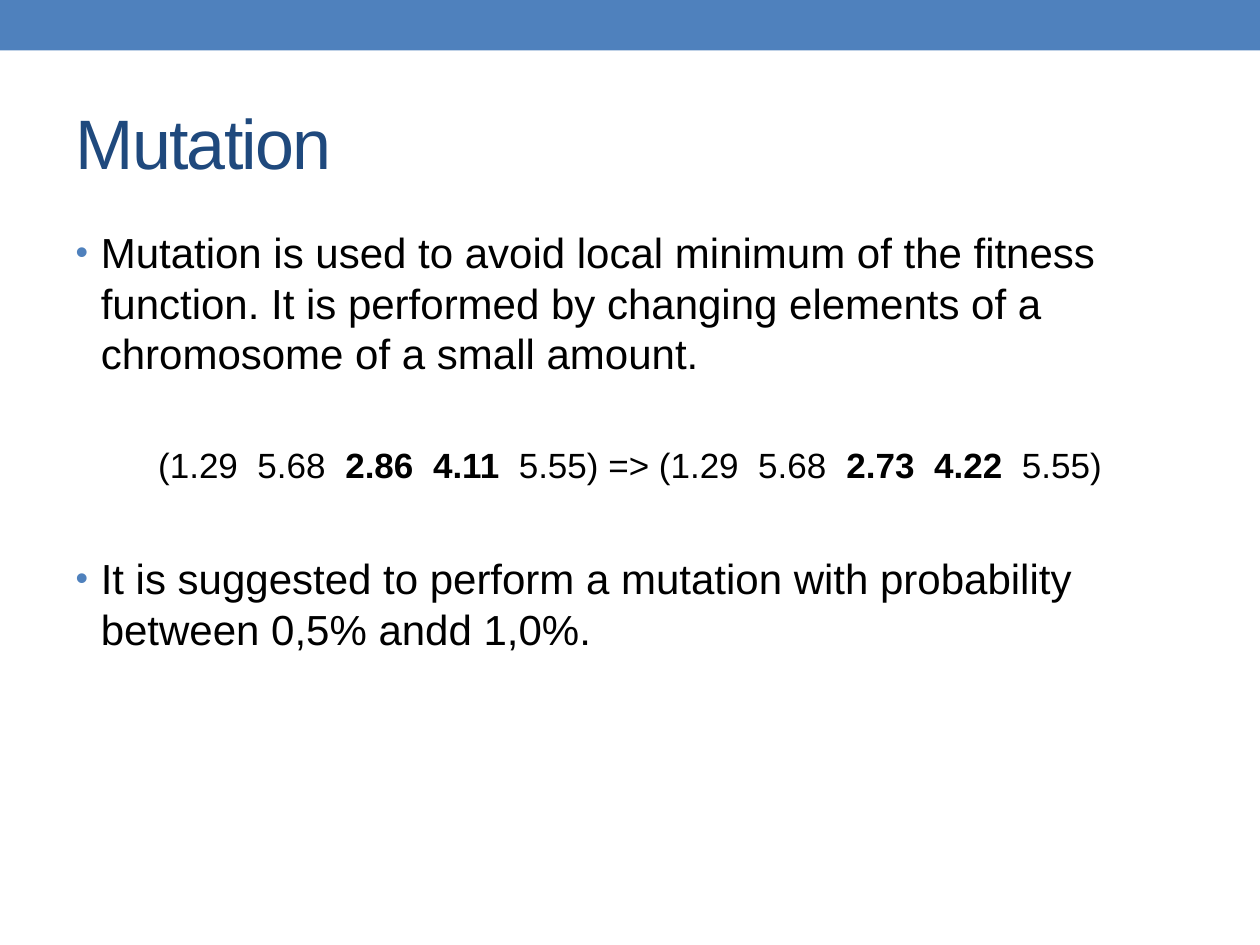
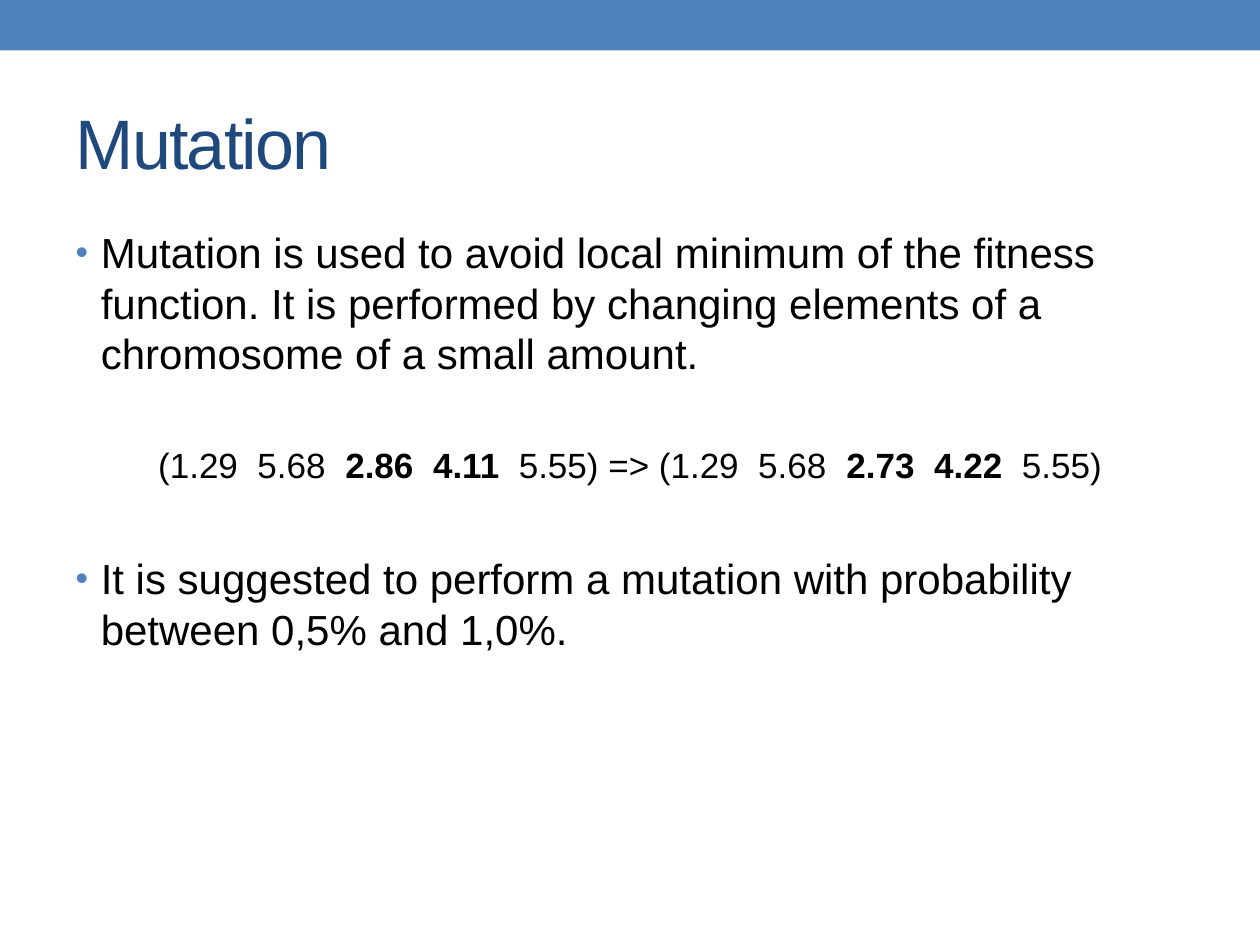
Before and after one commit to alessandrofrancesconi/carwin, a slide deck: slide 22 of presentation.pptx. Drawn at 1260x945 pixels with LibreOffice and Linux fonts; fonts in the diff are those of the drawing. Boxes give left, top, right and bottom in pixels: in the first picture for what was removed or moved away, otherwise in the second. Text is boxed around its words. In the diff, an @@ line names an element or a change of style, - is before the commit and + after.

```diff
--- a/presentation.pptx
+++ b/presentation.pptx
@@ text at (101,563,1071,651): text changed @@
-• It is suggested to perform a mutation with probability between 0,5% andd 1,0%.
+• It is suggested to perform a mutation with probability between 0,5% and 1,0%.
```
Also in this commit, not shown: 6 other slides changed, 1 slide added, 9 other files.
